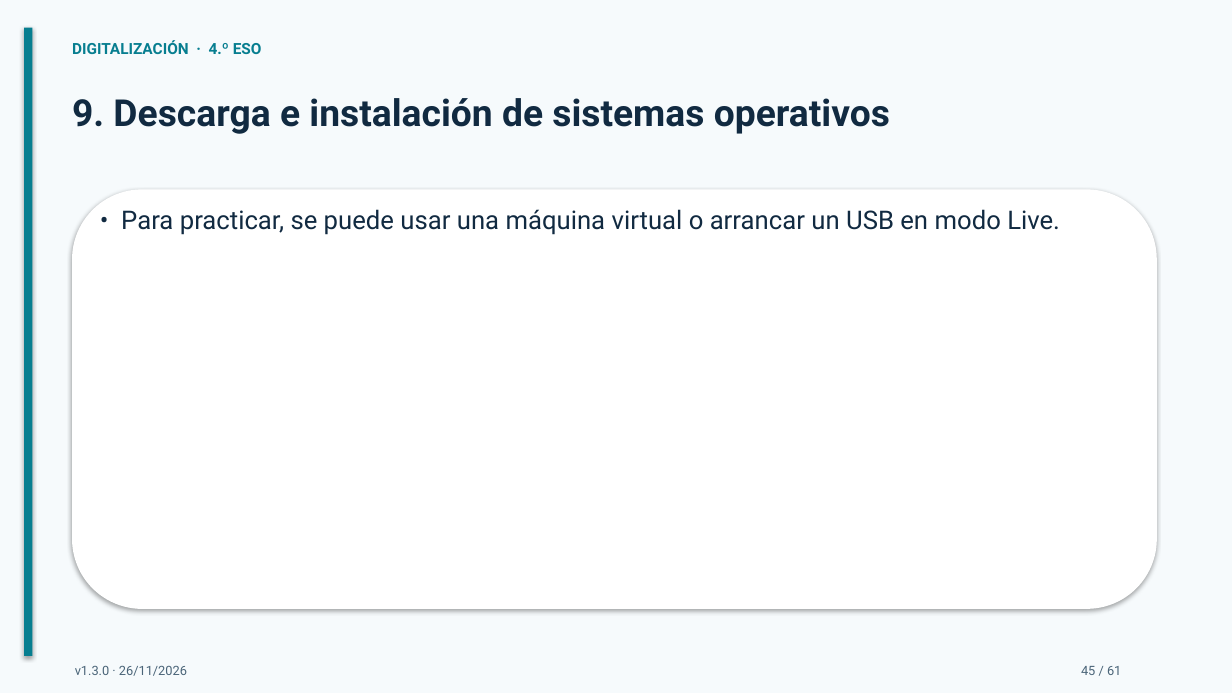
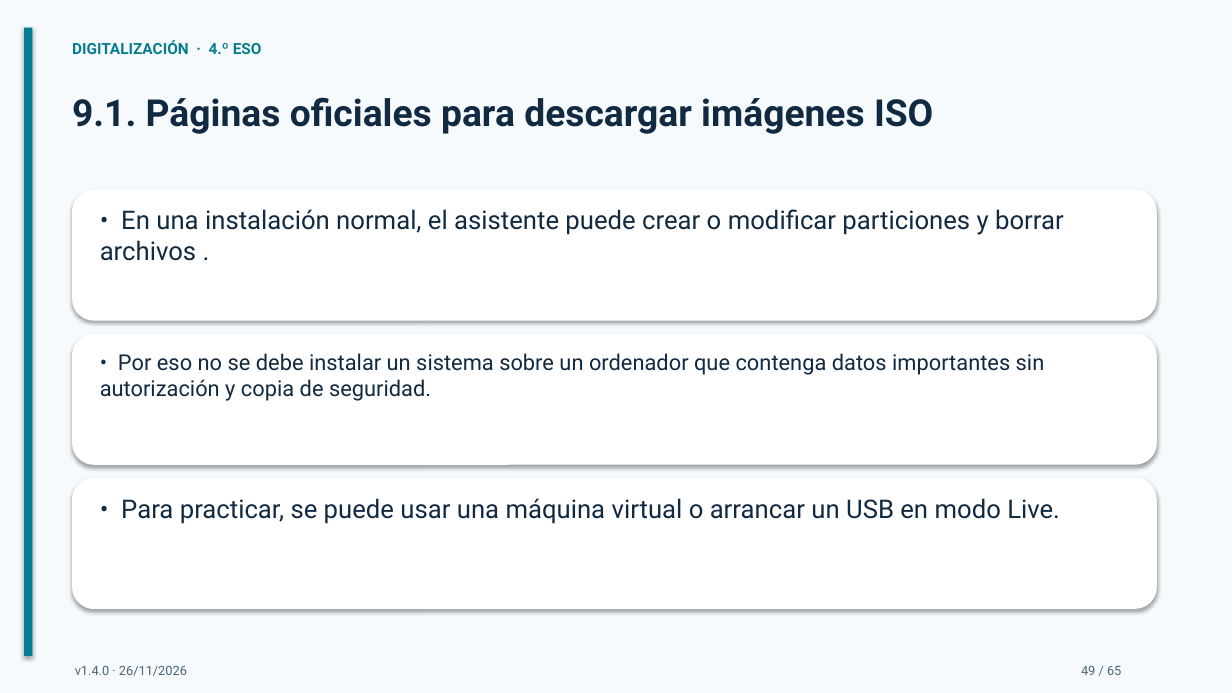
Before and after one commit to bitschips/digitaliza4, a slide deck: slide 49 of temas/tema-02-sistemas-operativos/presentaciones/tema-02-sistemas-operativos.pptx (slide 45 before the commit). Drawn at 1232x693 pixels with LibreOffice and Linux fonts; fonts in the diff are those of the drawing. Boxes give left, top, right and bottom in pixels: in the first picture for what was removed or moved away, otherwise in the second. Text is boxed around its words. In the diff, an @@ line names an element or a change of style, - is before the commit and + after.

```diff
--- a/temas/tema-02-sistemas-operativos/presentaciones/tema-02-sistemas-operativos.pptx
+++ b/temas/tema-02-sistemas-operativos/presentaciones/tema-02-sistemas-operativos.pptx
@@ text at (x1=72, y1=97, x2=933, y2=134): text changed @@
-9. Descarga e instalación de sistemas operativos
+9.1. Páginas oficiales para descargar imágenes ISO
@@ rounded rectangle resized from (x1=72, y1=189, x2=1157, y2=609) to (x1=72, y1=189, x2=1157, y2=321) @@
@@ text added at (x1=100, y1=209, x2=1064, y2=261), 20 pt, text #112A41 @@
+• En una instalación normal, el asistente puede crear o modificar particiones y borrar archivos .
@@ rounded rectangle added at (x1=72, y1=334, x2=1157, y2=465), fill #FFFFFF @@
@@ text added at (x1=100, y1=353, x2=1045, y2=401), 17 pt, text #112A41 @@
+• Por eso no se debe instalar un sistema sobre un ordenador que contenga datos importantes sin autorización y copia de seguridad.
@@ rounded rectangle added at (x1=72, y1=478, x2=1157, y2=609), fill #FFFFFF @@
@@ text "• Para practicar, se puede ..." moved from (x1=121, y1=209, x2=1060, y2=235) to (x1=121, y1=498, x2=1060, y2=524) @@
@@ text at (x1=75, y1=666, x2=187, y2=676): text changed @@
-v1.3.0 · 26/11/2026
+v1.4.0 · 26/11/2026
@@ text at (x1=1081, y1=666, x2=1121, y2=675): text changed @@
-45 / 61
+49 / 65
```
Also in this commit, not shown: 60 other slides changed, 4 slides added, 2 other files.
